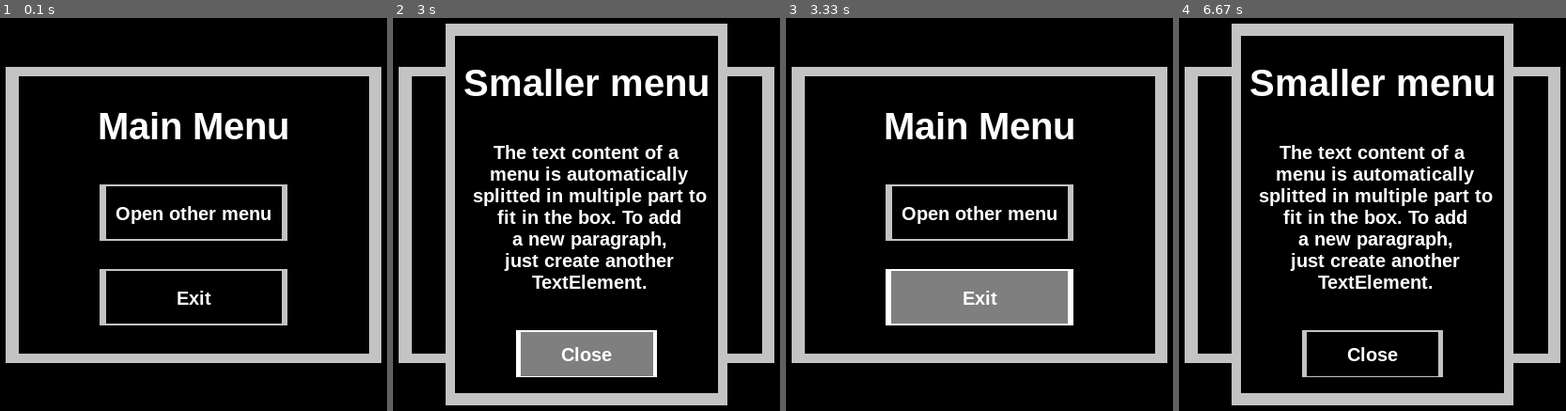
Above: before the commit, frames 1-4 (left to right).
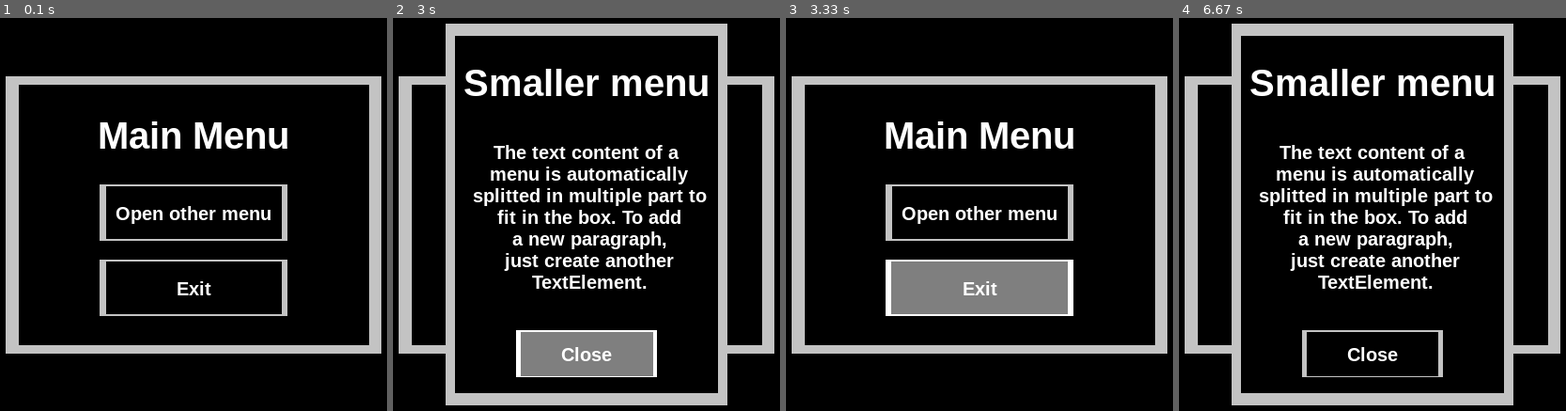
Above: after the commit, the same moments.

Repository: Grimmys/pygame_popup_manager
Game: pygame game, started from examples/minimal_main_menu.py
Same seed, same stepped clock (60 frames per second), same inputs: the game is played once before the commit and once after it.
Inputs (mouse positions are in pixels of both pictures, inside the frame that each line leads up to):
- Up to frame 1 (0.1 s): no input
- Up to frame 2 (3 s): click (586, 214) at 0.38 s; press the mouse at (586, 352) at 0.7 s; move the mouse to (605, 344) at 0.8 s; release the mouse at (629, 332) at 0.93 s; press the mouse at (586, 352) at 1.03 s; move the mouse to (567, 293) at 1.13 s; release the mouse at (547, 238) at 1.27 s; press the mouse at (586, 352) at 2.87 s; move the mouse to (609, 355) at 2.97 s
- Up to frame 3 (3.33 s): release the mouse at (1025, 355) at 3.1 s; press the mouse at (979, 352) at 3.2 s; move the mouse to (1006, 297) at 3.3 s
- Up to frame 4 (6.67 s): release the mouse at (1426, 238) at 3.43 s; click (1399, 363) at 4.05 s; click (1442, 206) at 6.38 s

The runs differ from the first frame. In frame 1, 12% of the frame differs, in the area x 1-99%, y 12-88%; in frame 2, 1.9%; in frame 3, 14%; in frame 4, 1.9%.

Commit message:
Release 0.3.3
* Added new attribute to InfoBox: type, permitting to differentiate a menu between others if needed
* Changed default Button's margin

Diff:
--- a/setup.py
+++ b/setup.py
@@ -5,7 +5,7 @@
 
 setuptools.setup(
     name="pygame-popup",
-    version="0.3.2",
+    version="0.3.3",
     author="Grimmys",
     author_email="grimmys.programming@gmail.com",
     description="A popup manager for pygame",
--- a/src/pygamepopup/components/button.py
+++ b/src/pygamepopup/components/button.py
@@ -57,7 +57,7 @@
         position: Position = pygame.Vector2(0, 0),
         background_path: str = None,
         background_hover_path: str = None,
-        margin: Margin = (10, 0, 10, 0),
+        margin: Margin = (0, 0, 10, 0),
         linked_object: any = None,
         disabled: bool = False,
         font: pygame.font.Font = None,
--- a/src/pygamepopup/components/info_box.py
+++ b/src/pygamepopup/components/info_box.py
@@ -50,14 +50,11 @@
     Attributes:
     title -- the title of the infoBox
     element_linked -- the pygame Rect of the element linked to this infoBox if there is one
-    close_button -- the callback to run when pressing the close button if there should be one
     has_close_button -- whether the infoBox has a close button or not
     title_color -- the color of the title
     element_grid -- the grid containing the components that should be rendered by the infoBox
     buttons -- the sequence of buttons of the infoBox, including the close button if present
     sprite -- the pygame Surface corresponding to the sprite of the infoBox
-    close_button_sprite -- the path to the image corresponding to the sprite of the close button if there should be one
-    close_button_sprite_hover -- the path to the image corresponding to the sprite of the close button when it is hovered if there should be one
     visible_on_background -- whether the popup is visible on background or not
     """
 
@@ -74,6 +71,7 @@
             close_button_background_hover_path: str = None,
             visible_on_background: bool = True,
             has_vertical_separator: bool = False,
+            kind: str = ""
     ) -> None:
         self.title: str = title
         self.element_linked: pygame.Rect = element_linked
@@ -95,11 +93,12 @@
             else default_sprites["info_box_background"]
         )
         self.sprite: pygame.Surface = pygame.image.load(background_path)
-        self.close_button_background_path: str = close_button_background_path
-        self.close_button_background_hover_path: str = (
+        self.__close_button_background_path: str = close_button_background_path
+        self.__close_button_background_hover_path: str = (
             close_button_background_hover_path
         )
         self.visible_on_background: bool = visible_on_background
+        self.type: str = kind
 
     def init_render(
             self, screen: pygame.Surface, close_button_callback: Callable = None
@@ -189,8 +188,8 @@
                         close_button_action,
                         DEFAULT_CLOSE_BUTTON_SIZE,
                         "Close",
-                        background_path=self.close_button_background_path,
-                        background_hover_path=self.close_button_background_hover_path,
+                        background_path=self.__close_button_background_path,
+                        background_hover_path=self.__close_button_background_hover_path,
                         margin=(CLOSE_BUTTON_MARGIN_TOP, 0, 0, 0),
                     ),
                 ]
Not shown, changed: CHANGELOG.txt
